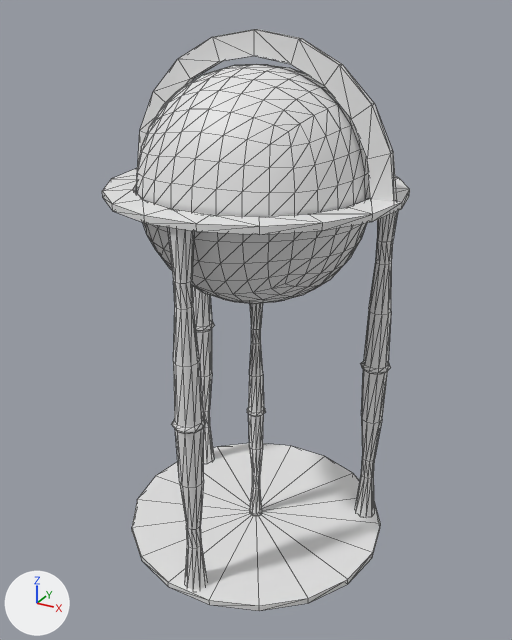
The FBX model _ART/Models/Office/SM_Globe_01.fbx, before and after one commit.
The view is the same before and after, from a camera (50 mm lens) standing at (0.617, -1.123, 1.08) and looking at (0.005, -0.01, 0.523). The lights are fixed; the arrows at lower left show +X, +Y and +Z. Mesh edges are drawn as thin lines. Where no turn or scale is listed for an object, it has been applied to the vertices.

Objects in the first picture: 'SM_Globe_01'.
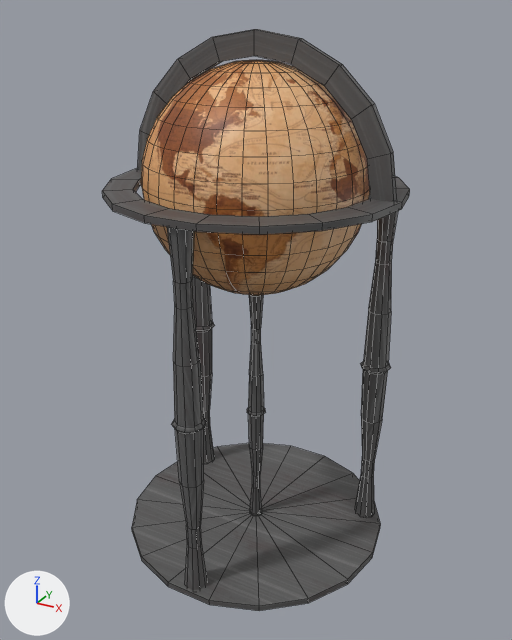
Pixel boxes (x1, y1, x2, y2) of what changed, in the pictures (512 x 640 px):
'Sphere', added (brown)
    after: (141, 60, 370, 295)
part 1 of me_mesh_004, deleted
    before: (136, 64, 370, 304)
part 2 of me_mesh_004, recoloured (white to grey)
    both: (132, 443, 380, 606)

What the commit changed:
Picture 'T_FineWood_D.jpg' (img_t_finewood_d_jpg) is new.
Picture 'T_Globe_D.jpg' (img_t_globe_d_jpg) is new.
Material 'Wood' (mat_wood) is new.
Its texture is img_t_finewood_d_jpg.
Material 'Globe' (mat_globe) is new.
Its texture is img_t_globe_d_jpg.
me_mesh_004 is used by ob_sm_globe_01; location (0.0, -0.001, 0.041).
me_mesh_004 had 980 vertices, 1932 faces and spanned x -0.274..0.274, y -0.272..0.27, z 0.0..1.008.
me_mesh_004 now has 594 vertices, 624 faces and spans x -0.274..0.274, y -0.272..0.27, z 0.0..1.008.
me_mesh_004 part 1: the loose piece of 386 vertices spanning x -0.21..0.21, y -0.21..0.21, z 0.532..0.953 is deleted.
me_mesh_004 part 2: 84 faces spanning x -0.274..0.274, y -0.27..0.27, z 0.0..0.741 switch from no material to mat_wood (picture img_t_finewood_d_jpg).
Mesh me_sphere is new.
It is a UV sphere (32 segments, 16 rings, poles along z) spanning x -0.207..0.207, y -0.207..0.207, z -0.207..0.207.
It uses material mat_globe (picture img_t_globe_d_jpg).
Object 'Sphere' (ob_sphere) is new; it shows me_sphere.
Its location is (0.0, 0.0, 0.793).
